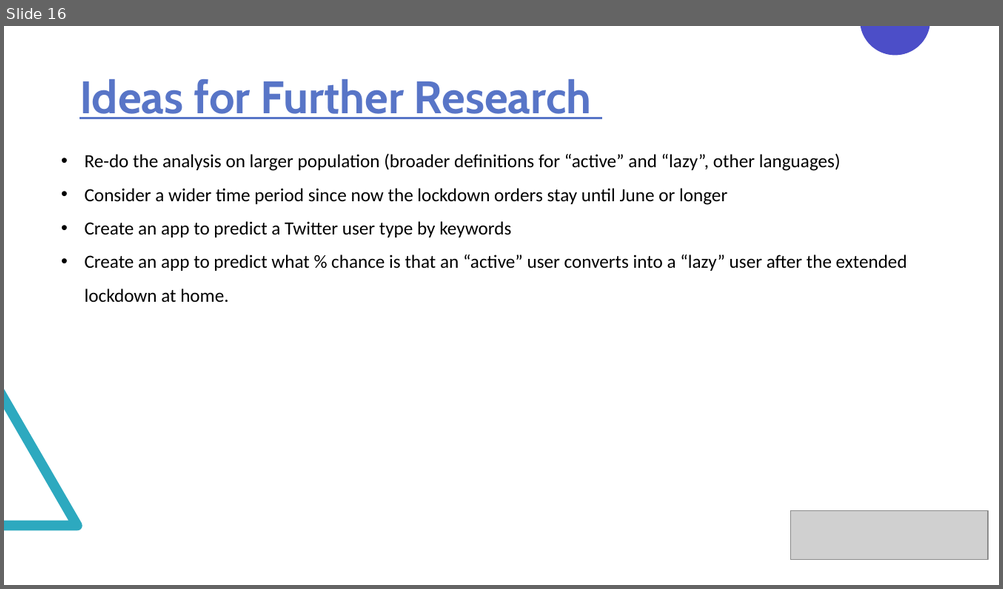
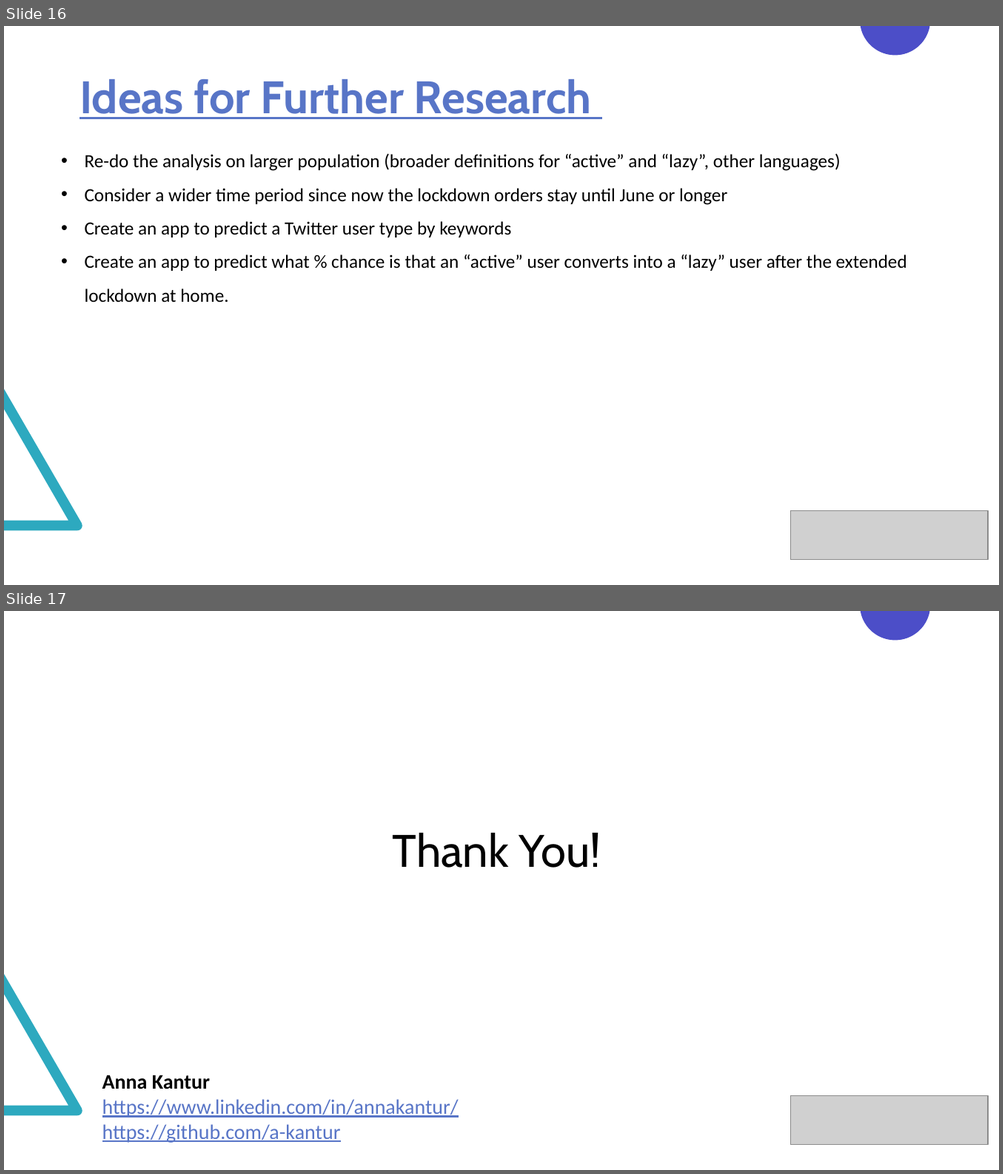
Before and after one commit to a-kantur/Springboard, a slide deck: Capstone Project 2/Capstone 2 Slides.pptx. Shown one above the other, each under a label of ours: slide 16 before the commit, slides 16 and 17 after it. The pictures are 1003x589 and 1003x1174 pixels, drawn with LibreOffice and Linux fonts; fonts in the diff are those of the drawing; grey boxes stand for pictures. Boxes give left, top, right and bottom in pixels: in the first picture for what was removed or moved away, otherwise in the second. Text is boxed around its words. In the diff, an @@ line names an element or a change of style, - is before the commit and + after.

Commit message:
submitting pdf slides

```diff
--- a/Capstone Project 2/Capstone 2 Slides.pptx
+++ b/Capstone Project 2/Capstone 2 Slides.pptx
@@ slide 17 added at bbox=[4, 611, 999, 1170], background #FFFFFF; not listed: 2 template elements that a slide beside it also shows @@
@@ title added at bbox=[392, 832, 601, 868], 44 pt, text #000000 @@
+Thank You!
@@ text added at bbox=[102, 1075, 458, 1143], 20 pt, text #5875C7, underline @@
+Anna Kantur
+https://www.linkedin.com/in/annakantur/
+https://github.com/a-kantur
@@ picture added at bbox=[791, 1096, 987, 1145] @@
```
Also in this commit, not shown: 3 other files.
